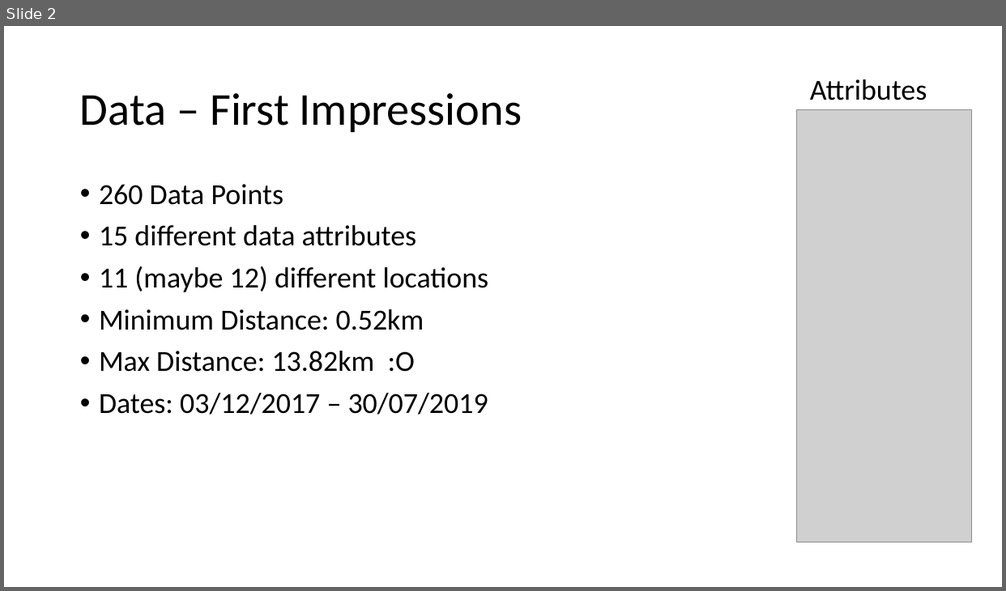
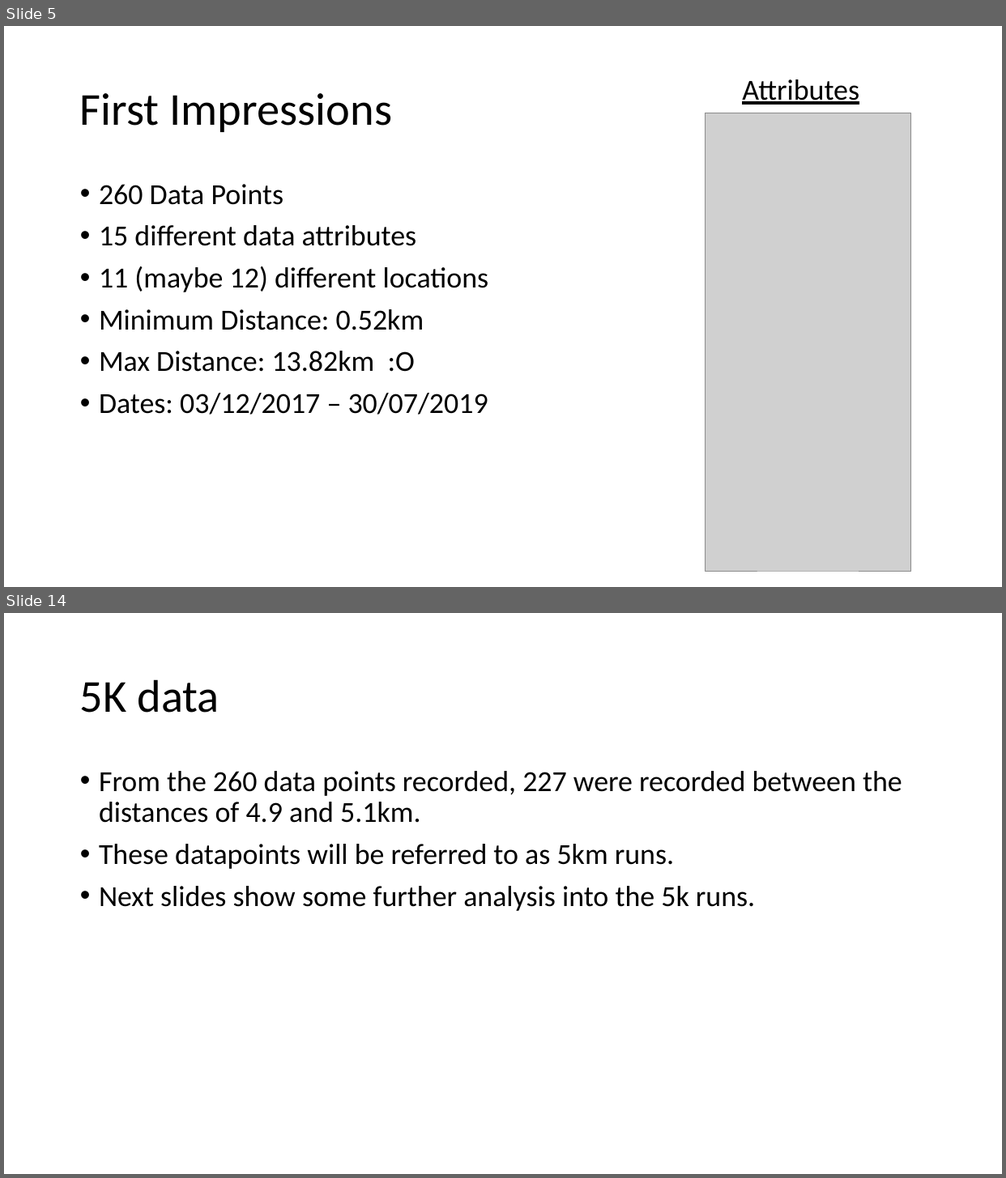
Before and after one commit to EdwinB12/Running, a slide deck: Data_Summary.pptx. Shown one above the other, each under a label of ours: slide 2 before the commit, slides 5 and 14 after it; the slides between them are not shown. The pictures are 1006x591 and 1006x1178 pixels, drawn with LibreOffice and Linux fonts; fonts in the diff are those of the drawing; grey boxes stand for pictures. Boxes give left, top, right and bottom in pixels: in the first picture for what was removed or moved away, otherwise in the second. Text is boxed around its words. In the diff, an @@ line names an element or a change of style, - is before the commit and + after.

```diff
--- a/Data_Summary.pptx
+++ b/Data_Summary.pptx
@@ slide 14 added at (x1=4, y1=613, x2=1002, y2=1174), background #FFFFFF @@
@@ title added at (x1=80, y1=679, x2=219, y2=713), 44 pt, text #000000 @@
+5K data
@@ text added at (x1=99, y1=771, x2=902, y2=911), 28 pt, text #000000 @@
+• From the 260 data points recorded, 227 were recorded between the distances of 4.9 and 5.1km.
+• These datapoints will be referred to as 5km runs.
+• Next slides show some further analysis into the 5k runs.
@@ what was slide 2 is now slide 5 @@
@@ slide 5 changed as well @@
@@ text "Attributes" moved from (x1=810, y1=79, x2=927, y2=101) to (x1=742, y1=79, x2=859, y2=105) @@
@@ text "Attributes" at (x1=742, y1=79, x2=859, y2=105): underline on @@
@@ title at (x1=80, y1=93, x2=392, y2=132): text changed @@
-Data – First Impressions
+First Impressions
@@ picture resized from (x1=797, y1=110, x2=972, y2=543) to (x1=705, y1=113, x2=911, y2=572) @@
```
Also in this commit, not shown: 13 other slides added, 5 other files.
